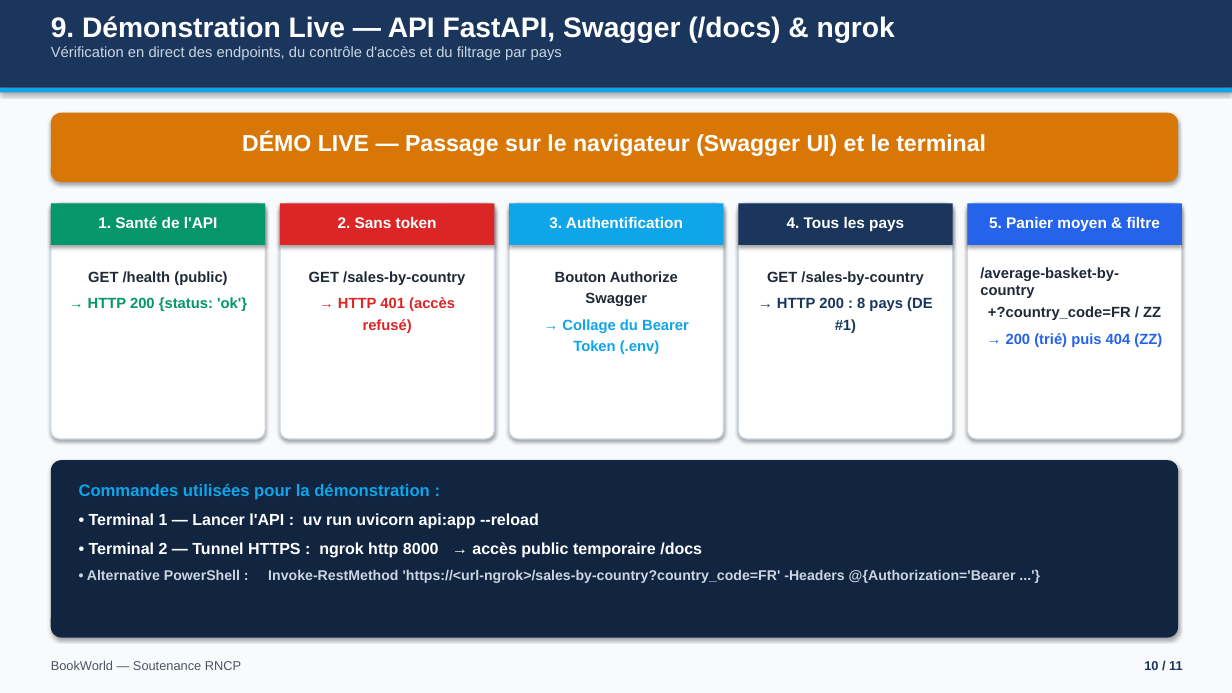
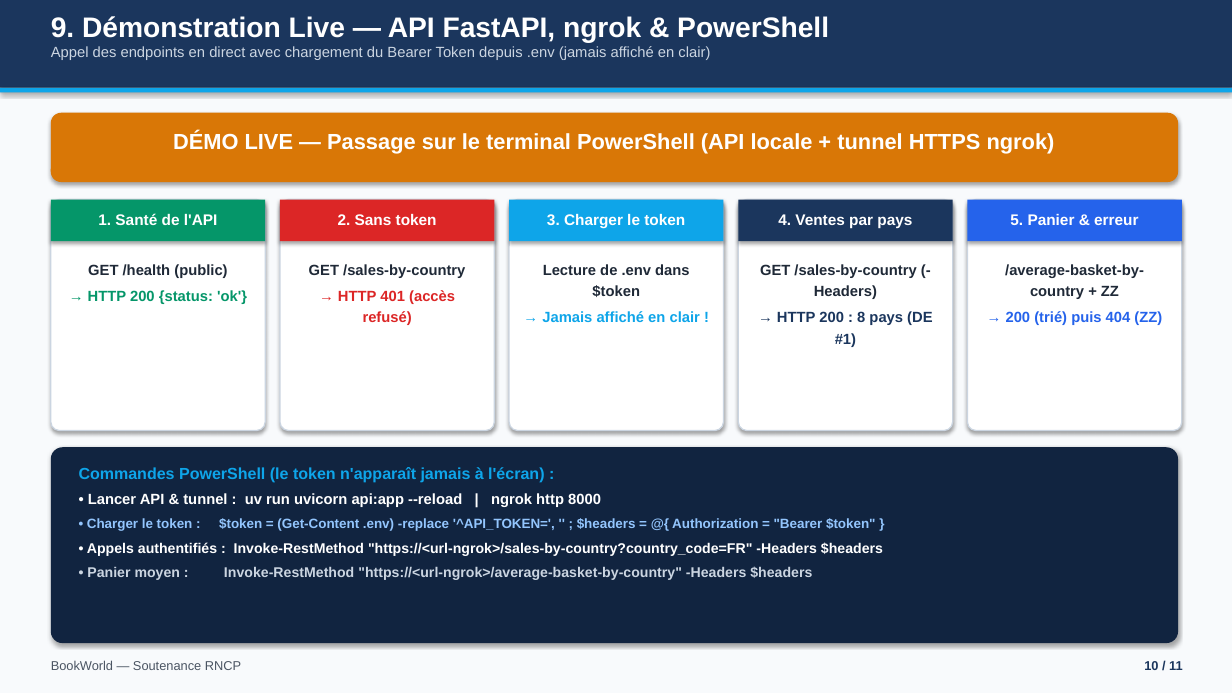
Before and after one commit to Hythus/BookWorld, a slide deck: slide 10 of rapport/Presentation_BookWorld.pptx. Drawn at 1232x693 pixels with LibreOffice and Linux fonts; fonts in the diff are those of the drawing. Boxes give left, top, right and bottom in pixels: in the first picture for what was removed or moved away, otherwise in the second. Text is boxed around its words. In the diff, an @@ line names an element or a change of style, - is before the commit and + after.

Commit message:
docs: refine presentation slides 3, 9 and 10 (PowerShell live demo without exposing token)

```diff
--- a/rapport/Presentation_BookWorld.pptx
+++ b/rapport/Presentation_BookWorld.pptx
@@ text at [51,16,829,60]: text changed @@
-9. Démonstration Live — API FastAPI, Swagger (/docs) & ngrok
-Vérification en direct des endpoints, du contrôle d'accès et du filtrage par pays
+9. Démonstration Live — API FastAPI, ngrok & PowerShell
+Appel des endpoints en direct avec chargement du Bearer Token depuis .env (jamais affiché en clair)
@@ text at [173,132,1055,154]: text changed; size 18 to 17 pt @@
-DÉMO LIVE — Passage sur le navigateur (Swagger UI) et le terminal
+DÉMO LIVE — Passage sur le terminal PowerShell (API locale + tunnel HTTPS ngrok)
@@ rounded rectangle: place and size @@
-rounded rectangle at [51,203,265,439]
+rounded rectangle at [51,200,265,431]
@@ rounded rectangle: place and size @@
-rounded rectangle at [280,203,494,439]
+rounded rectangle at [280,200,494,431]
@@ rounded rectangle: place and size @@
-rounded rectangle at [509,203,724,439]
+rounded rectangle at [509,200,724,431]
@@ rounded rectangle: place and size @@
-rounded rectangle at [738,203,953,439]
+rounded rectangle at [738,200,953,431]
@@ 5 rectangles: place and size @@
-5 rectangles at [51,203,1182,245]
+5 rectangles at [51,200,1182,241]
@@ rounded rectangle: place and size @@
-rounded rectangle at [968,203,1182,439]
+rounded rectangle at [968,200,1182,431]
@@ text at [547,214,685,228]: text changed @@
-3. Authentification
+3. Charger le token
@@ text at [778,214,912,228]: text changed @@
-4. Tous les pays
+4. Ventes par pays
@@ text at [1010,214,1138,225]: text changed @@
-5. Panier moyen & filtre
+5. Panier & erreur
@@ text "GET /health (public)" at [88,264,247,304]: line spacing 1.22 to 1.2 @@
@@ text "GET /sales-by-country" at [309,264,465,325]: line spacing 1.22 to 1.2 @@
@@ text at [542,264,700,322]: text changed; text colour #0EA5E9 to #1F2937 @@
-Bouton Authorize Swagger
-→ Collage du Bearer Token (.env)
+Lecture de .env dans $token
+→ Jamais affiché en clair !
@@ text at [760,264,916,299]: text changed @@
-GET /sales-by-country
+GET /sales-by-country (-Headers)
@@ text at [1005,264,1144,299]: text changed @@
-/average-basket-by-country
-+?country_code=FR / ZZ
+/average-basket-by-country + ZZ
@@ text at [777,310,932,347]: line spacing 1.22 to 1.2 @@
@@ text at [1006,311,1162,325]: line spacing 1.22 to 1.2 @@
@@ rounded rectangle: place and size @@
-rounded rectangle at [51,460,1178,638]
+rounded rectangle at [51,447,1178,643]
@@ text at [79,467,883,580]: text changed; text colour #CBD5E1 to #FFFFFF @@
-Commandes utilisées pour la démonstration :
-• Terminal 1 — Lancer l'API : uv run uvicorn api:app --reload
-• Terminal 2 — Tunnel HTTPS : ngrok http 8000 → accès public temporaire /docs
-• Alternative PowerShell : Invoke-RestMethod 'https://<url-ngrok>/sales-by-country?country_code=FR' -Headers @{Authorization='Bearer ...'}
+Commandes PowerShell (le token n'apparaît jamais à l'écran) :
+• Lancer API & tunnel : uv run uvicorn api:app --reload | ngrok http 8000
+• Charger le token : $token = (Get-Content .env) -replace '^API_TOKEN=', '' ; $headers = @{ Authorization = "Bearer $token" }
+• Appels authentifiés : Invoke-RestMethod "https://<url-ngrok>/sales-by-country?country_code=FR" -Headers $headers
+• Panier moyen : Invoke-RestMethod "https://<url-ngrok>/average-basket-by-country" -Headers $headers
```
Also in this commit, not shown: 1 other slide changed.
